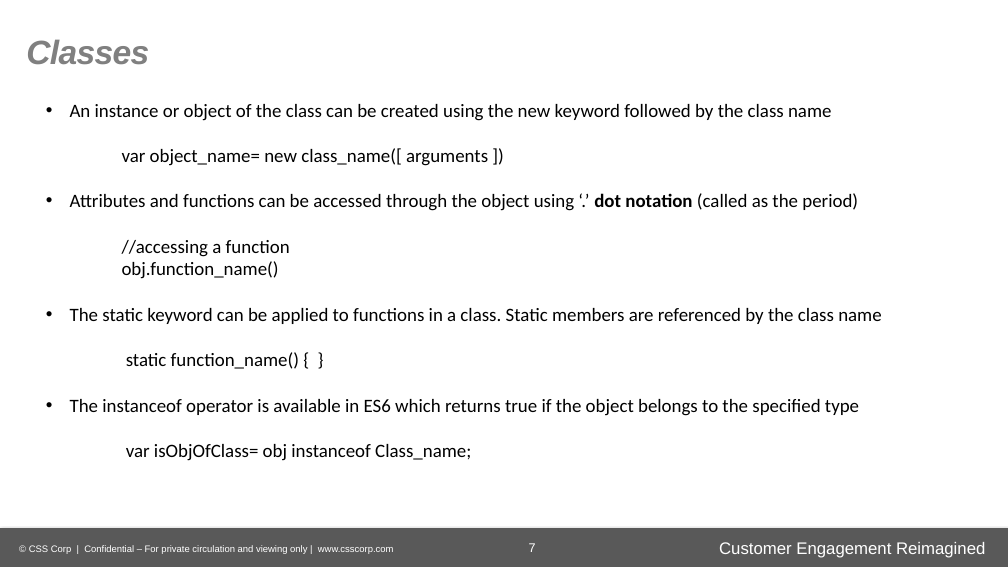
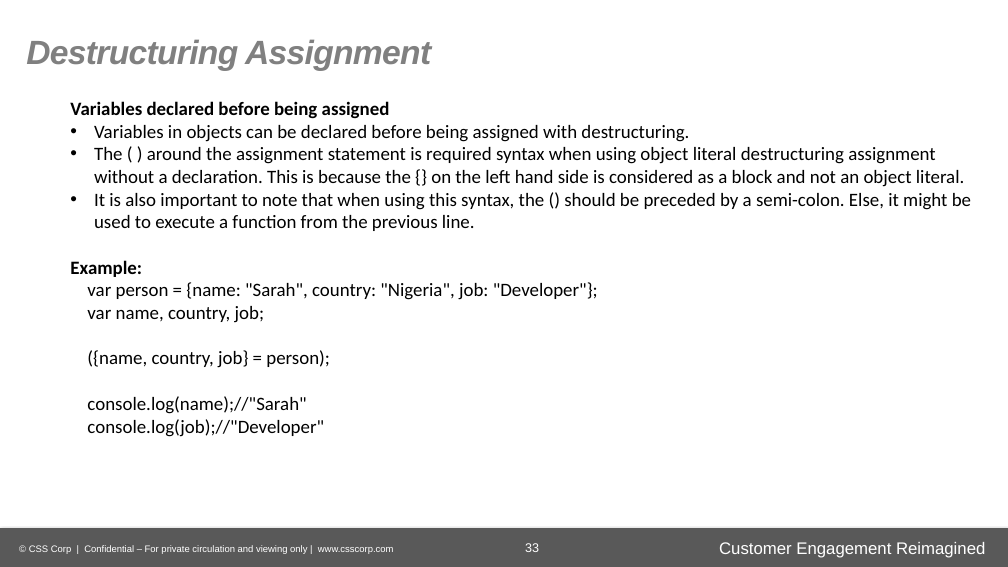
Before and after one commit to gurudevraj/asEmployee, a slide deck: slide 33 of ECMAScript 6-P2.pptx (slide 7 before the commit). Drawn at 1008x567 pixels with LibreOffice and Linux fonts; fonts in the diff are those of the drawing; background and template pictures are left out. Boxes give left, top, right and bottom in pixels: in the first picture for what was removed or moved away, otherwise in the second. Text is boxed around its words. In the diff, an @@ line names an element or a change of style, - is before the commit and + after.

```diff
--- a/ECMAScript 6-P2.pptx
+++ b/ECMAScript 6-P2.pptx
@@ text at [26, 39, 431, 71]: text changed @@
-Classes
+Destructuring Assignment
@@ text at [70, 101, 971, 437]: text changed @@
-• An instance or object of the class can be created using the new keyword followed by the class name
-var object_name= new class_name([ arguments ])
-• Attributes and functions can be accessed through the object using ‘.’ dot notation (called as the period)
-//accessing a function
-obj.function_name()
-• The static keyword can be applied to functions in a class. Static members are referenced by the class name
-static function_name() { }
-• The instanceof operator is available in ES6 which returns true if the object belongs to the specified type
-var isObjOfClass= obj instanceof Class_name;
+Variables declared before being assigned
+• Variables in objects can be declared before being assigned with destructuring.
+• The ( ) around the assignment statement is required syntax when using object literal destructuring assignment without a declaration. This is because the {} on the left hand side is considered as a block and not an object literal.
+• It is also important to note that when using this syntax, the () should be preceded by a semi-colon. Else, it might be used to execute a function from the previous line.
+Example:
+var person = {name: "Sarah", country: "Nigeria", job: "Developer"};
+var name, country, job;
+({name, country, job} = person);
+console.log(name);//"Sarah"
+console.log(job);//"Developer"
@@ page number at [525, 543, 539, 552]: text changed @@
-7
+33
```
Also in this commit, not shown: 14 other slides changed, 24 slides added, 9 slides removed, 3 other files.
